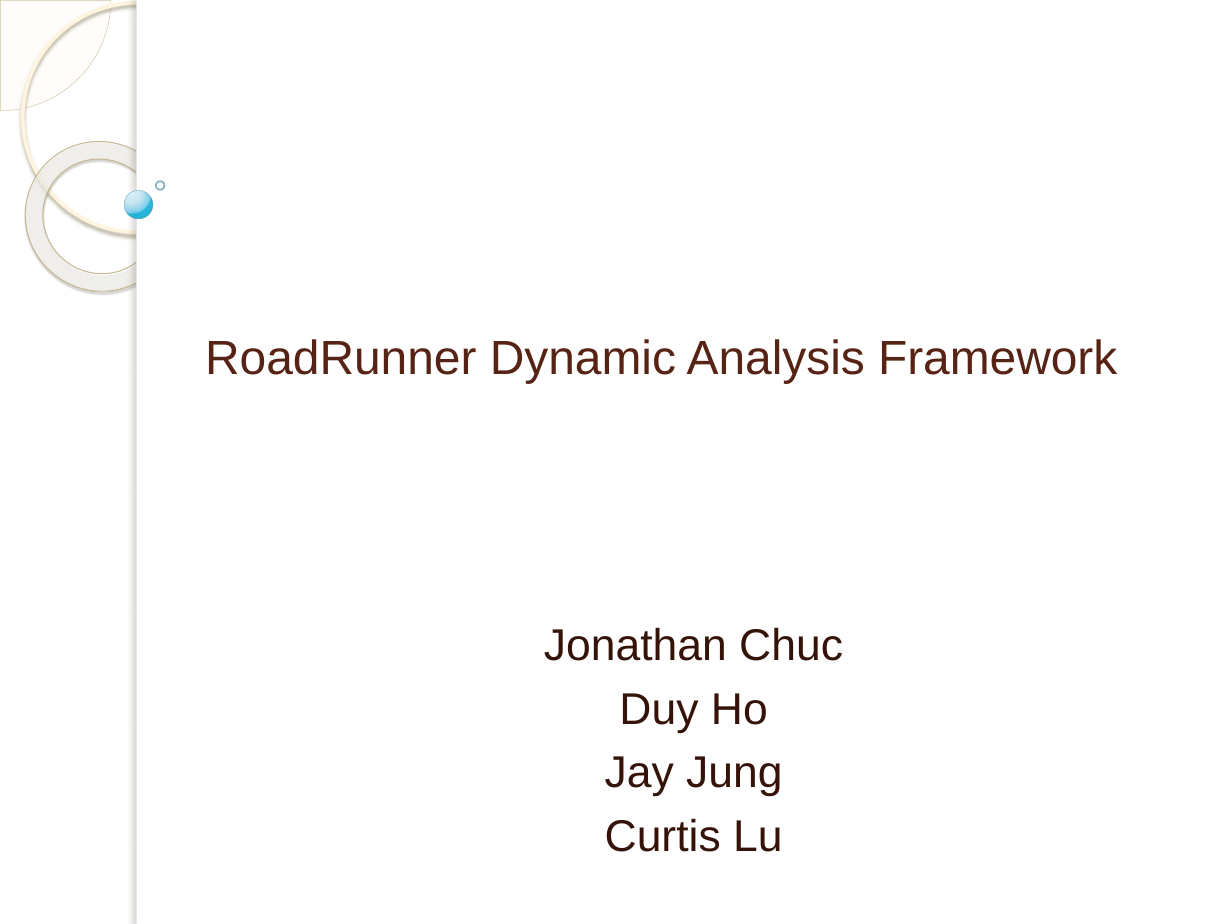
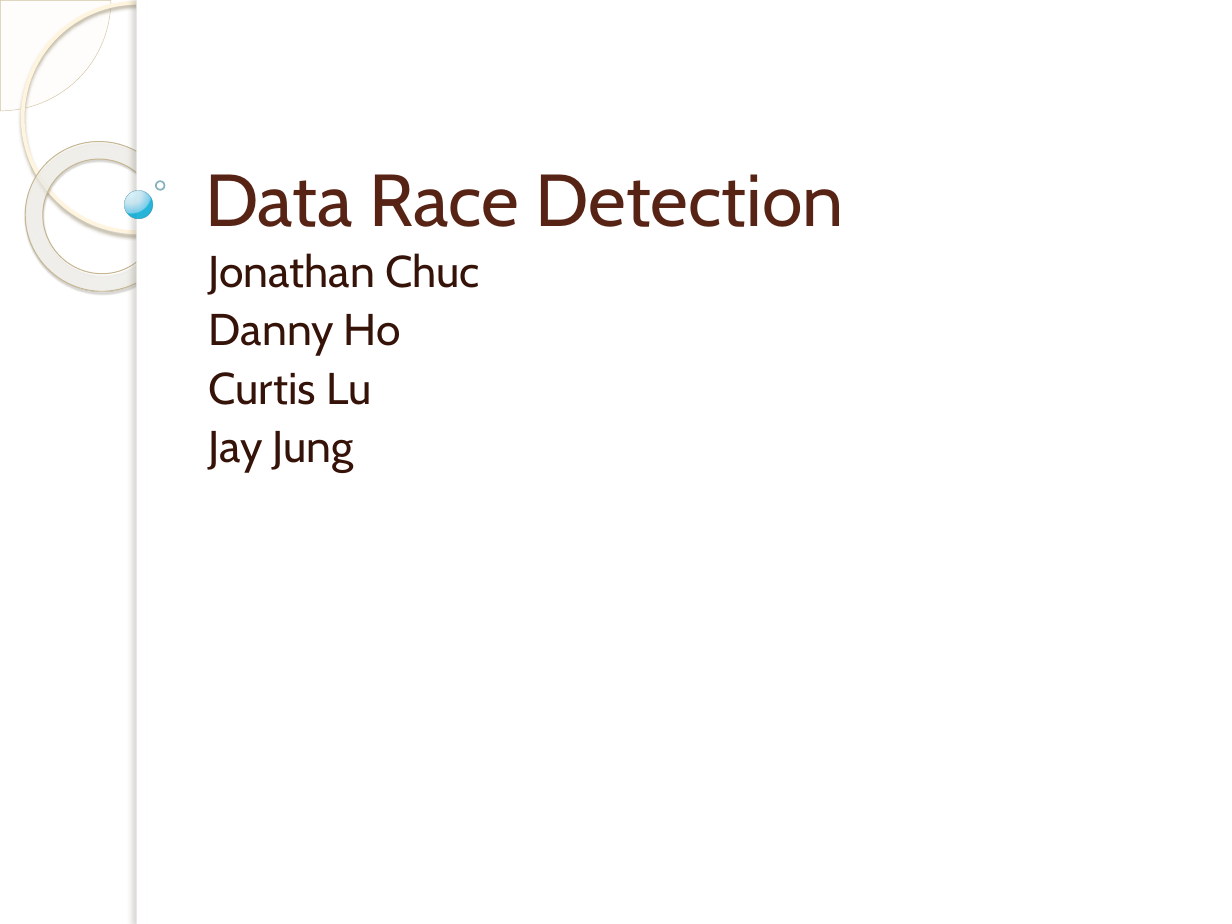
Before and after one commit to curtislu/CS356Projects, a slide deck: slide 1 of roadrunner.pptx. Drawn at 1232x924 pixels with LibreOffice and Linux fonts; fonts in the diff are those of the drawing; background and template pictures are left out. Boxes give left, top, right and bottom in pixels: in the first picture for what was removed or moved away, otherwise in the second. Text is boxed around its words. In the diff, an @@ line names an element or a change of style, - is before the commit and + after.

```diff
--- a/roadrunner.pptx
+++ b/roadrunner.pptx
@@ title at (x1=205, y1=174, x2=843, y2=227): text changed; size 28 to 43 pt; font Arial to Cabin @@
-RoadRunner Dynamic Analysis Framework
+Data Race Detection
@@ subtitle "Jonathan Chuc" moved from (x1=544, y1=627, x2=843, y2=852) to (x1=209, y1=253, x2=480, y2=473) @@
@@ subtitle at (x1=209, y1=253, x2=480, y2=473): font Arial to Cabin in "Jonathan Chuc", "Jay Jung"; alignment centre to left; line spacing 1 to 0.9 @@
@@ subtitle at (x1=209, y1=314, x2=401, y2=405): text changed; font Arial to Cabin @@
-Duy Ho
+Danny Ho
+Curtis Lu
@@ subtitle at (x1=605, y1=818, x2=782, y2=852): paragraph removed @@
-Curtis Lu
```
Also in this commit, not shown: 4 other slides changed, 1 slide added, 1 slide removed.
